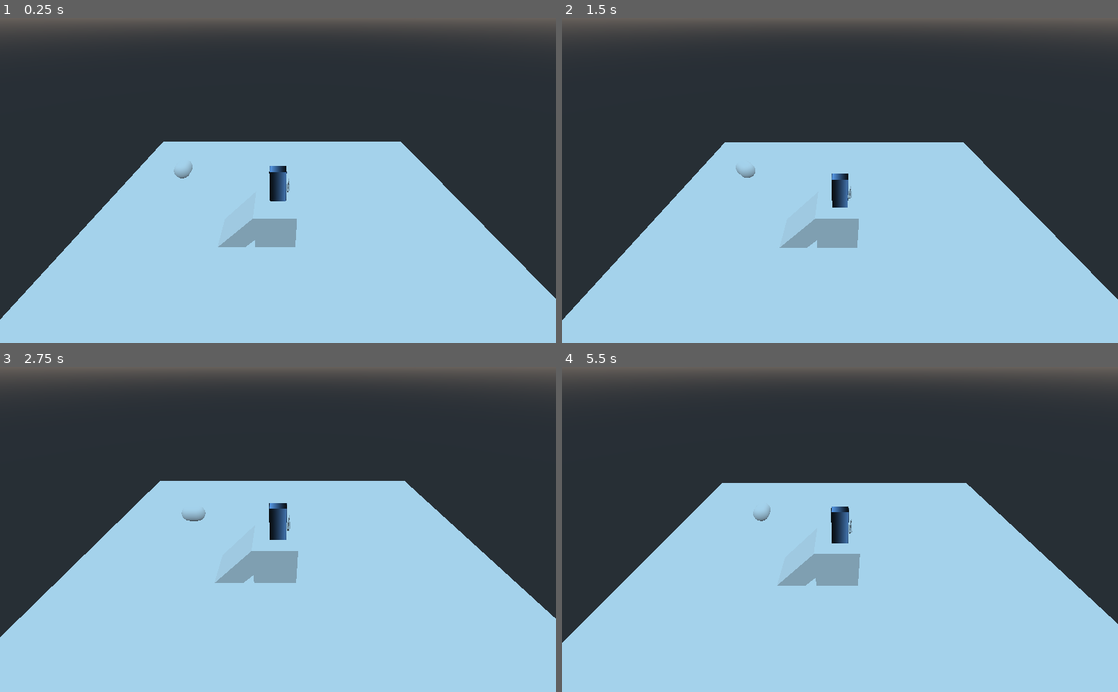
Above: before the commit, frames 1-4 (two rows, left to right).
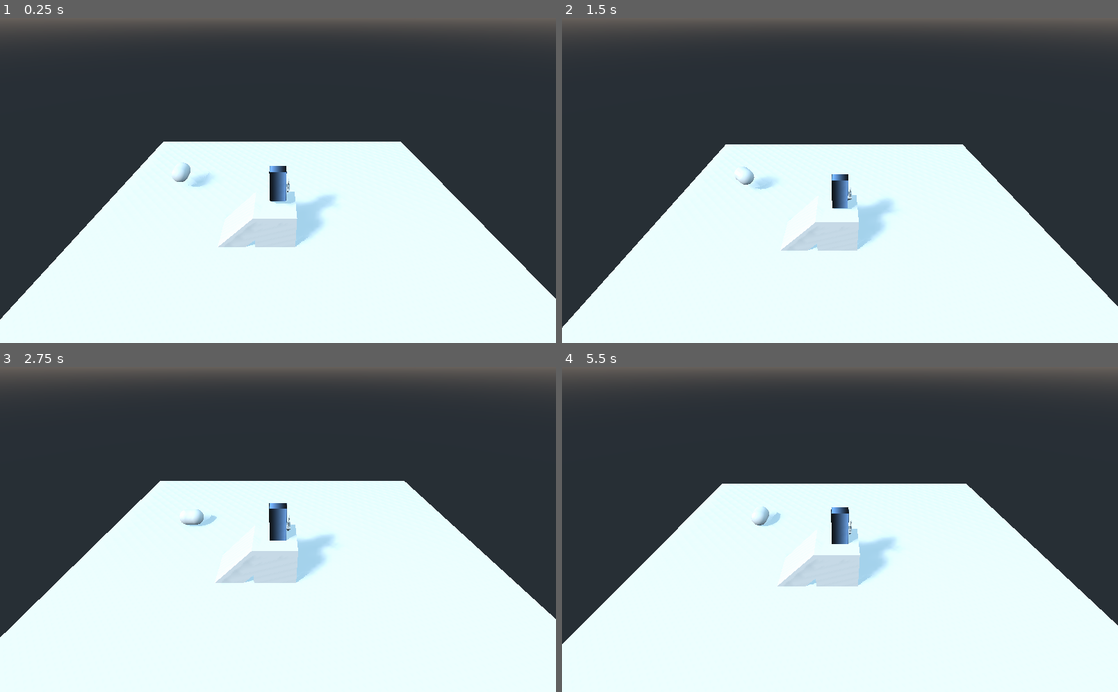
Above: after the commit, the same moments.

Repository: MXsora/Valeria-game
Game: Godot game, scene res://Scenes/Test.tscn
The game is run twice, just before and just after one commit, with the same random seed, the same clock (stepped at 60 frames per second) and the same inputs.
Inputs:
- Up to frame 1 (0.25 s): no input
- Up to frame 2 (1.5 s): tap Space (ig_jump) at 0.77 s
- Up to frame 3 (2.75 s): tap Space (ig_jump) at 1.52 s
- Up to frame 4 (5.5 s): tap Space (ig_jump) at 3.02, 3.77, 4.52 s

The runs differ from the first frame. In frame 1, 46% of the frame differs, in the area x 0-100%, y 38-100%; in frame 2, 46%; in frame 3, 51%, in the area x 0-100%, y 35-100%; in frame 4, 50%.

Commit message:
Test attack and death

Diff:
--- a/Scenes/InGame/EnemyBase.tscn
+++ b/Scenes/InGame/EnemyBase.tscn
@@ -37,6 +37,9 @@
 
 [sub_resource type="CapsuleShape" id=2]
 
+[sub_resource type="BoxShape" id=5]
+extents = Vector3( 0.944239, 0.918702, 1.41482 )
+
 [node name="Enemy" type="KinematicBody"]
 script = ExtResource( 1 )
 
@@ -57,4 +60,12 @@
 [node name="Timer" type="Timer" parent="."]
 autostart = true
 
+[node name="hurtBox" type="Area" parent="."]
+collision_layer = 16
+collision_mask = 8
+
+[node name="CollisionShape" type="CollisionShape" parent="hurtBox"]
+shape = SubResource( 5 )
+
 [connection signal="timeout" from="Timer" to="." method="_on_Timer_timeout"]
+[connection signal="area_entered" from="hurtBox" to="." method="_on_hurtBox_area_entered"]
--- a/Scenes/InGame/Player.tscn
+++ b/Scenes/InGame/Player.tscn
@@ -42,9 +42,21 @@
 "update": 0,
 "values": [ Vector3( 1, 1, 1 ) ]
 }
+tracks/3/type = "value"
+tracks/3/path = NodePath("WeaponHolder/HitBox/CollisionShape:disabled")
+tracks/3/interp = 1
+tracks/3/loop_wrap = true
+tracks/3/imported = false
+tracks/3/enabled = true
+tracks/3/keys = {
+"times": PoolRealArray( 0 ),
+"transitions": PoolRealArray( 1 ),
+"update": 1,
+"values": [ false ]
+}
 
 [sub_resource type="Animation" id=10]
-resource_name = "attack_Test"
+resource_name = "attack_Test1"
 length = 0.8
 tracks/0/type = "value"
 tracks/0/path = NodePath("WeaponHolder:translation")
@@ -56,7 +68,7 @@
 "times": PoolRealArray( 0, 0.2, 0.6, 0.8 ),
 "transitions": PoolRealArray( 2.37841, 0.435275, 1.93187, 1 ),
 "update": 0,
-"values": [ Vector3( 0.44722, 0.769016, 0.0721291 ), Vector3( 0.660832, 0.881931, -0.143301 ), Vector3( -0.241702, 0.825607, 0.546187 ), Vector3( 0.44722, 0.769016, 0.0721291 ) ]
+"values": [ Vector3( 0.44722, 0.769016, 0.0721291 ), Vector3( 0.660832, 0.881931, -0.143301 ), Vector3( -0.160418, 0.684338, 0.546187 ), Vector3( 0.44722, 0.769016, 0.0721291 ) ]
 }
 tracks/1/type = "value"
 tracks/1/path = NodePath("WeaponHolder:rotation_degrees")
@@ -68,7 +80,7 @@
 "times": PoolRealArray( 0, 0.2, 0.6, 0.8 ),
 "transitions": PoolRealArray( 2.37841, 0.435275, 1.93187, 1 ),
 "update": 0,
-"values": [ Vector3( 36, 0, 0 ), Vector3( -1.32203, 5.58161, -16.0354 ), Vector3( 27.3478, -128.868, -95.2929 ), Vector3( 36, 0, 0 ) ]
+"values": [ Vector3( 36, 0, 0 ), Vector3( -1.32203, 5.58161, -16.0354 ), Vector3( 52.5238, -131.645, -113.234 ), Vector3( 36, 0, 0 ) ]
 }
 tracks/2/type = "value"
 tracks/2/path = NodePath("WeaponHolder:scale")
@@ -81,6 +93,122 @@
 "transitions": PoolRealArray( 2.37841, 0.435275, 1.93187, 1 ),
 "update": 0,
 "values": [ Vector3( 1, 1, 1 ), Vector3( 1, 1, 1 ), Vector3( 1, 1, 1 ), Vector3( 1, 1, 1 ) ]
+}
+tracks/3/type = "value"
+tracks/3/path = NodePath("WeaponHolder/HitBox/CollisionShape:disabled")
+tracks/3/interp = 1
+tracks/3/loop_wrap = true
+tracks/3/imported = false
+tracks/3/enabled = true
+tracks/3/keys = {
+"times": PoolRealArray( 0.1, 0.2, 0.6, 0.7 ),
+"transitions": PoolRealArray( 1, 1, 1, 1 ),
+"update": 1,
+"values": [ false, true, true, false ]
+}
+
+[sub_resource type="Animation" id=12]
+resource_name = "attack_Test2"
+length = 0.8
+tracks/0/type = "value"
+tracks/0/path = NodePath("WeaponHolder:translation")
+tracks/0/interp = 1
+tracks/0/loop_wrap = true
+tracks/0/imported = false
+tracks/0/enabled = true
+tracks/0/keys = {
+"times": PoolRealArray( 0, 0.2, 0.6, 0.7 ),
+"transitions": PoolRealArray( 1.93187, 1.36604, 2.63902, 1 ),
+"update": 0,
+"values": [ Vector3( -0.160418, 0.684338, 0.546187 ), Vector3( -0.591003, 0.94419, 0.166327 ), Vector3( 0.662294, 0.649643, 0.27453 ), Vector3( 0.44722, 0.769016, 0.0721291 ) ]
+}
+tracks/1/type = "value"
+tracks/1/path = NodePath("WeaponHolder:rotation_degrees")
+tracks/1/interp = 1
+tracks/1/loop_wrap = true
+tracks/1/imported = false
+tracks/1/enabled = true
+tracks/1/keys = {
+"times": PoolRealArray( 0, 0.2, 0.6, 0.7 ),
+"transitions": PoolRealArray( 1.93187, 1.36604, 2.63902, 1 ),
+"update": 0,
+"values": [ Vector3( 52.5238, -131.645, -113.234 ), Vector3( -14.205, -12.812, 45.1421 ), Vector3( 34.431, 125.681, 108.889 ), Vector3( 36, 0, 0 ) ]
+}
+tracks/2/type = "value"
+tracks/2/path = NodePath("WeaponHolder:scale")
+tracks/2/interp = 1
+tracks/2/loop_wrap = true
+tracks/2/imported = false
+tracks/2/enabled = true
+tracks/2/keys = {
+"times": PoolRealArray( 0, 0.2, 0.7 ),
+"transitions": PoolRealArray( 1.93187, 1.93187, 1 ),
+"update": 0,
+"values": [ Vector3( 1, 1, 1 ), Vector3( 1, 1, 1 ), Vector3( 1, 1, 1 ) ]
+}
+tracks/3/type = "value"
+tracks/3/path = NodePath("WeaponHolder/HitBox/CollisionShape:disabled")
+tracks/3/interp = 1
+tracks/3/loop_wrap = true
+tracks/3/imported = false
+tracks/3/enabled = true
+tracks/3/keys = {
+"times": PoolRealArray( 0, 0.6, 0.7 ),
+"transitions": PoolRealArray( 1, 1, 1 ),
+"update": 1,
+"values": [ true, true, false ]
+}
+
+[sub_resource type="Animation" id=13]
+resource_name = "attack_Test3"
+length = 0.8
+tracks/0/type = "value"
+tracks/0/path = NodePath("WeaponHolder:translation")
+tracks/0/interp = 1
+tracks/0/loop_wrap = true
+tracks/0/imported = false
+tracks/0/enabled = true
+tracks/0/keys = {
+"times": PoolRealArray( 0, 0.1, 0.3, 0.5, 0.7 ),
+"transitions": PoolRealArray( 2.63902, 1, 1, 1, 1 ),
+"update": 0,
+"values": [ Vector3( 0.662294, 0.649643, 0.27453 ), Vector3( 0.699763, 1.47371, -0.331044 ), Vector3( 0.511098, 0.99324, 0.330835 ), Vector3( 0.047009, 0.49847, 0.64718 ), Vector3( 0.44722, 0.769016, 0.0721291 ) ]
+}
+tracks/1/type = "value"
+tracks/1/path = NodePath("WeaponHolder:rotation_degrees")
+tracks/1/interp = 1
+tracks/1/loop_wrap = true
+tracks/1/imported = false
+tracks/1/enabled = true
+tracks/1/keys = {
+"times": PoolRealArray( 0, 0.1, 0.3, 0.5, 0.7 ),
+"transitions": PoolRealArray( 2.63902, 1, 1, 1, 1 ),
+"update": 0,
+"values": [ Vector3( 34.431, 125.681, 108.889 ), Vector3( -59.5209, 29.1057, -26.9343 ), Vector3( 65.3857, -45.0436, -38.1127 ), Vector3( 64.7275, -147.949, -139.807 ), Vector3( 36, 0, 0 ) ]
+}
+tracks/2/type = "value"
+tracks/2/path = NodePath("WeaponHolder:scale")
+tracks/2/interp = 1
+tracks/2/loop_wrap = true
+tracks/2/imported = false
+tracks/2/enabled = true
+tracks/2/keys = {
+"times": PoolRealArray( 0.7 ),
+"transitions": PoolRealArray( 1 ),
+"update": 0,
+"values": [ Vector3( 1, 1, 1 ) ]
+}
+tracks/3/type = "value"
+tracks/3/path = NodePath("WeaponHolder/HitBox/CollisionShape:disabled")
+tracks/3/interp = 1
+tracks/3/loop_wrap = true
+tracks/3/imported = false
+tracks/3/enabled = true
+tracks/3/keys = {
+"times": PoolRealArray( 0, 0.5, 0.7 ),
+"transitions": PoolRealArray( 1, 1, 1 ),
+"update": 1,
+"values": [ true, true, false ]
 }
 
 [sub_resource type="CubeMesh" id=7]
@@ -102,7 +230,8 @@
 radius = 0.382149
 
 [sub_resource type="CapsuleShape" id=11]
-radius = 0.106496
+radius = 0.242677
+height = 0.828297
 
 [node name="Player" type="KinematicBody"]
 script = ExtResource( 3 )
@@ -112,7 +241,9 @@
 [node name="AnimationPlayer" type="AnimationPlayer" parent="Graphics"]
 root_node = NodePath("../..")
 anims/RESET = SubResource( 9 )
-anims/attack_Test = SubResource( 10 )
+anims/attack_Test1 = SubResource( 10 )
+anims/attack_Test2 = SubResource( 12 )
+anims/attack_Test3 = SubResource( 13 )
 
 [node name="model" type="MeshInstance" parent="Graphics"]
 transform = Transform( 1, 0, 0, 0, 1, 0, 0, 0, 1, 0, 1, 0 )
@@ -137,7 +268,11 @@
 [node name="TestSword" parent="WeaponHolder" instance=ExtResource( 2 )]
 
 [node name="HitBox" type="Area" parent="WeaponHolder"]
+collision_layer = 8
+collision_mask = 16
 
 [node name="CollisionShape" type="CollisionShape" parent="WeaponHolder/HitBox"]
-transform = Transform( 1, 0, 0, 0, -4.37114e-08, -1, 0, 1, -4.37114e-08, -0.00455928, 0.818197, -0.0117473 )
+transform = Transform( 1, -4.65661e-09, 0, -3.72529e-09, 0, -1, 2.49129e-08, 1, -3.72529e-09, -0.00455928, 0.818197, -0.0117473 )
 shape = SubResource( 11 )
+
+[connection signal="area_entered" from="WeaponHolder/HitBox" to="." method="_on_HitBox_area_entered"]
--- a/Scenes/Test.tscn
+++ b/Scenes/Test.tscn
@@ -58,4 +58,13 @@
 shape = SubResource( 5 )
 
 [node name="Enemy" parent="." instance=ExtResource( 2 )]
-transform = Transform( 0.5, 0, 0, 0, 0.5, 0, 0, 0, 0.5, -6.68505, 1.23155, -4.53204 )
+transform = Transform( 0.5, 0, 0, 0, 0.5, 0, 0, 0, 0.5, -6.68505, 1.23155, -4.09266 )
+
+[node name="DirectionalLight" type="DirectionalLight" parent="."]
+transform = Transform( 0.8183, -0.162278, -0.551408, 0.550895, 0.495151, 0.671818, 0.164009, -0.853517, 0.49458, 0, 12.5654, 0 )
+light_energy = 0.706
+light_bake_mode = 0
+shadow_enabled = true
+shadow_bias = 0.0
+shadow_contact = 1.0
+directional_shadow_blend_splits = true
--- a/Scripts/EnemyBase.gd
+++ b/Scripts/EnemyBase.gd
@@ -1,17 +1,21 @@
 extends KinematicBody
 
+var maxHealth: int = 3
+var currentHealth = maxHealth
 
 var moveSpeed: float = 2.0
 var turnSpeed: float = 90.0
 
 var gravity: float = 4.0
 
+var justHit: bool = false
+
 enum states {IDLE, TURNING, MOVING, ATTACKING}
 var currentState
 
 var forward: Vector3 = Vector3(0, 0, 0)
 
-onready var animPlayer = get_node("AnimationPlayer")
+onready var animPlayer = get_node("Graphics/AnimationPlayer")
 onready var timer = get_node("Timer")
 
 
@@ -29,10 +33,29 @@
 
 func changeState():
 	forward = transform.basis.z * moveSpeed
+	#iterate through the states until reaching the end, then loop back
 	if(currentState == states.MOVING):
 		currentState = states.IDLE
 	else:
 		currentState = currentState + 1
 
+func getHit():
+	if(justHit):
+		pass
+	currentHealth -= 1
+	timer.paused = true
+	animPlayer.play("hurt_test")
+	yield(animPlayer, "animation_finished")
+	checkDeath()
+	timer.paused = false
+	justHit = true
+
+func checkDeath():
+	if(currentHealth >= 0):
+		queue_free()
+
 func _on_Timer_timeout():
 	changeState()
+
+func _on_hurtBox_area_entered(area):
+	getHit()
--- a/Scripts/Player.gd
+++ b/Scripts/Player.gd
@@ -26,11 +26,11 @@
 var isJumping: bool = false
 
 enum jumpStates {READY, JUMPING, FALLING}
-enum attackStates {DODGING, ATTACK1, TTACK2, ATTACK3, SPECIAL}
+enum attackStates {READY, ATTACK1, ATTACK2, ATTACK3, SPECIAL, DODGING}
 enum weapons {SwordAndBoard, GreatSword, Daggers, Scythe, Caestus, SwordWhip, BallAndChain, PunchClaws, BasicLongSword}
 var currentJumpState
+var currentAttackState
 var currentWeapon
-
 var attackCount: int = 0
 
 var gravity : float = 60.0
@@ -40,13 +40,16 @@
 var direction: Vector3 = Vector3(0,0,0)
 var snapVector: Vector3 = Vector3.DOWN
 
+signal player_hit_confirm
+
 onready var cameraOrbit = get_node("CameraOrbit")
-onready var model = get_node("model")
-onready var animPlayer = get_node("AnimationPlayer")
+onready var model = get_node("Graphics/model")
+onready var animPlayer = get_node("Graphics/AnimationPlayer")
 
 func _ready():
 	cameraOrbit.set_as_toplevel(true)
 	currentJumpState = jumpStates.READY
+	currentAttackState = attackStates.READY
 	currentWeapon = weapons.BasicLongSword
 
 func _physics_process(delta):
@@ -54,16 +57,24 @@
 	getStickInput()
 	direction = direction.rotated(Vector3.UP, cameraOrbit.rotation.y)
 	direction.y += getGravity() * delta
-	direction = move_and_slide_with_snap(direction, snapVector, Vector3.UP, true)
+
 	if(Input.is_action_just_pressed("ig_jump") and currentJumpState == jumpStates.READY):
 		jump()
-	if(Input.is_action_just_pressed("ig_attack")):
+
+	if(Input.is_action_just_pressed("ig_attack") and currentAttackState == attackStates.READY):
 		basicAttackString()
+
+	#readies the player to the ready state after landing from a jump
 	if(is_on_floor() and currentJumpState == jumpStates.FALLING):
 		currentJumpState = jumpStates.READY
 		snapVector = Vector3.DOWN
-	if(getGravity() == fallGravity and currentJumpState == jumpStates.JUMPING):
+	#switch from a jumping state to a falling state
+	if(getGravity() == fallGravity and currentJumpState != jumpStates.FALLING):
 		currentJumpState = jumpStates.FALLING
+
+	#move the player
+	direction = move_and_slide_with_snap(direction, snapVector, Vector3.UP, true)
+
 	#rotate the model so its looking in the direction of movement
 	if(horizontal or vertical != 0):
 		rotation.y = lerp_angle( rotation.y, atan2( direction.x, direction.z ), 1 )
@@ -87,6 +98,7 @@
 	cameraOrbit.translation = lerp(cameraOrbit.translation, translation, .1)
 
 func basicAttackString():
+	currentAttackState = attackStates.ATTACK1
 	match currentWeapon:
 		weapons.SwordAndBoard:
 			pass
@@ -105,7 +117,9 @@
 		weapons.PunchClaws:
 			pass
 		weapons.BasicLongSword:
-			animPlayer.play("attack_Test")
+			direction.z += 5
+			animPlayer.play("attack_Test1")
+	currentAttackState = attackStates.READY
 
 func heavyAttack():
 	match currentWeapon:
@@ -148,3 +162,8 @@
 			pass
 		weapons.BasicLongSword:
 			pass
+
+
+
+func _on_HitBox_area_entered(area):
+	emit_signal("player_hit_confirm")
--- a/project.godot
+++ b/project.godot
@@ -17,6 +17,10 @@
 [autoload]
 
 Global="*res://Scripts/Global.gd"
+
+[global]
+
+layer=false
 
 [gui]
 
@@ -81,6 +85,16 @@
  ]
 }
 
+[layer_names]
+
+3d_physics/layer_1="WorldGeo"
+3d_physics/layer_2="Player"
+3d_physics/layer_3="Enemy"
+3d_physics/layer_4="Hitboxes"
+3d_physics/layer_5="Hurtboxes"
+3d_physics/layer_6="EnemyHitbox"
+3d_physics/layer_7="EnemyHurtbox"
+
 [physics]
 
 common/enable_pause_aware_picking=true
Not shown: 1 places in Scenes/InGame/EnemyBase.tscn that only renumber resources
Not shown: 1 places in Scenes/InGame/Player.tscn that only renumber resources
